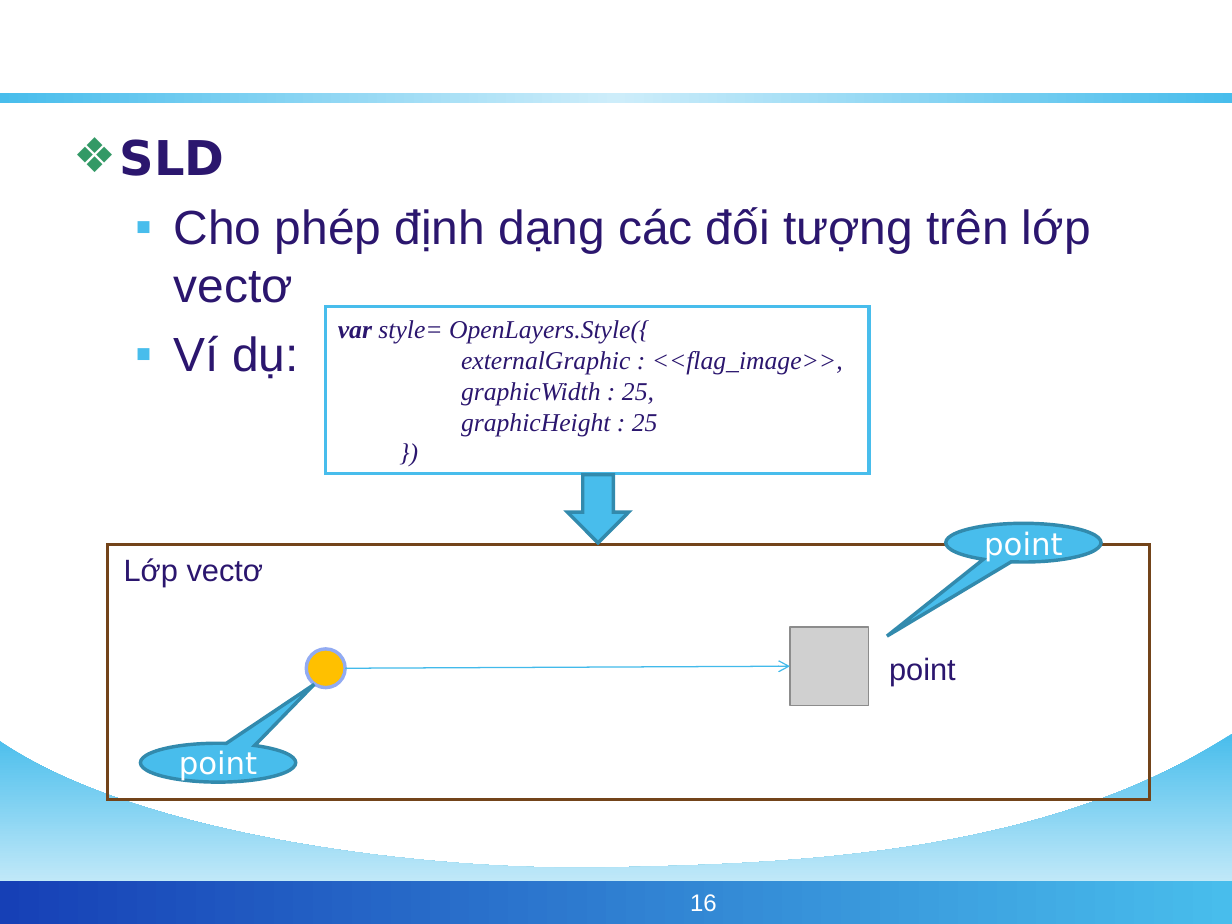
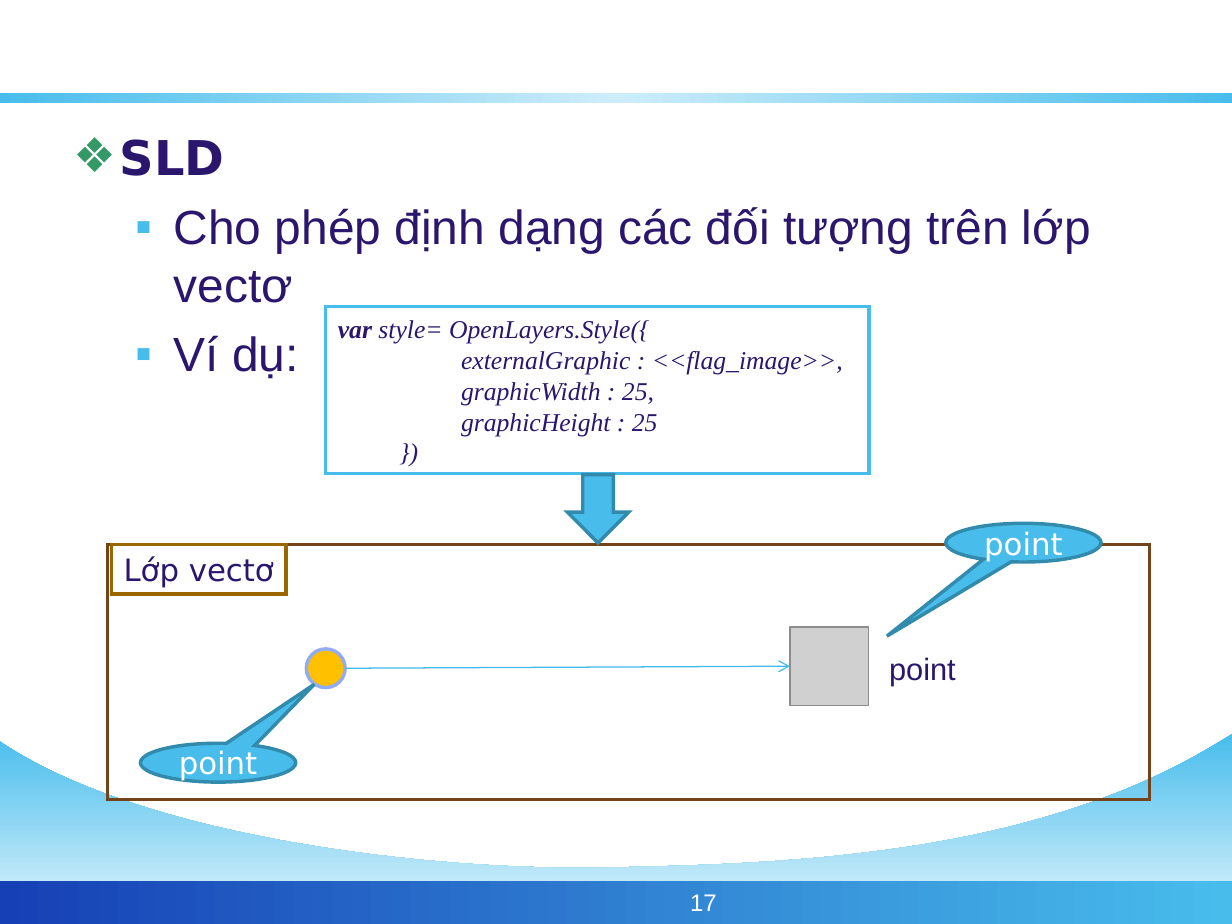
Before and after one commit to phamngsinh/cantho-webgis, a slide deck: slide 17 of Document/Bao Cao/BaoCaoLuanVan.ppt (slide 16 before the commit). Drawn at 1232x924 pixels with LibreOffice and Linux fonts; fonts in the diff are those of the drawing; grey boxes stand for pictures; background and template pictures are left out. Boxes give left, top, right and bottom in pixels: in the first picture for what was removed or moved away, otherwise in the second. Text is boxed around its words. In the diff, an @@ line names an element or a change of style, - is before the commit and + after.

```diff
--- a/Document/Bao Cao/BaoCaoLuanVan.ppt
+++ b/Document/Bao Cao/BaoCaoLuanVan.ppt
@@ rectangle "Lớp vectơ": place and size @@
-rectangle "Lớp vectơ" at box(124, 558, 264, 587)
+rectangle "Lớp vectơ" at box(111, 545, 286, 594)
@@ rectangle "Lớp vectơ" at box(111, 545, 286, 594): font Arial to DejaVu Sans; fill none to #FFFFFF; outline none to #996600 2.01 pt @@
@@ page number at box(690, 894, 717, 911): text changed @@
-16
+17
```
Also in this commit, not shown: 5 other slides changed, 1 slide added.
